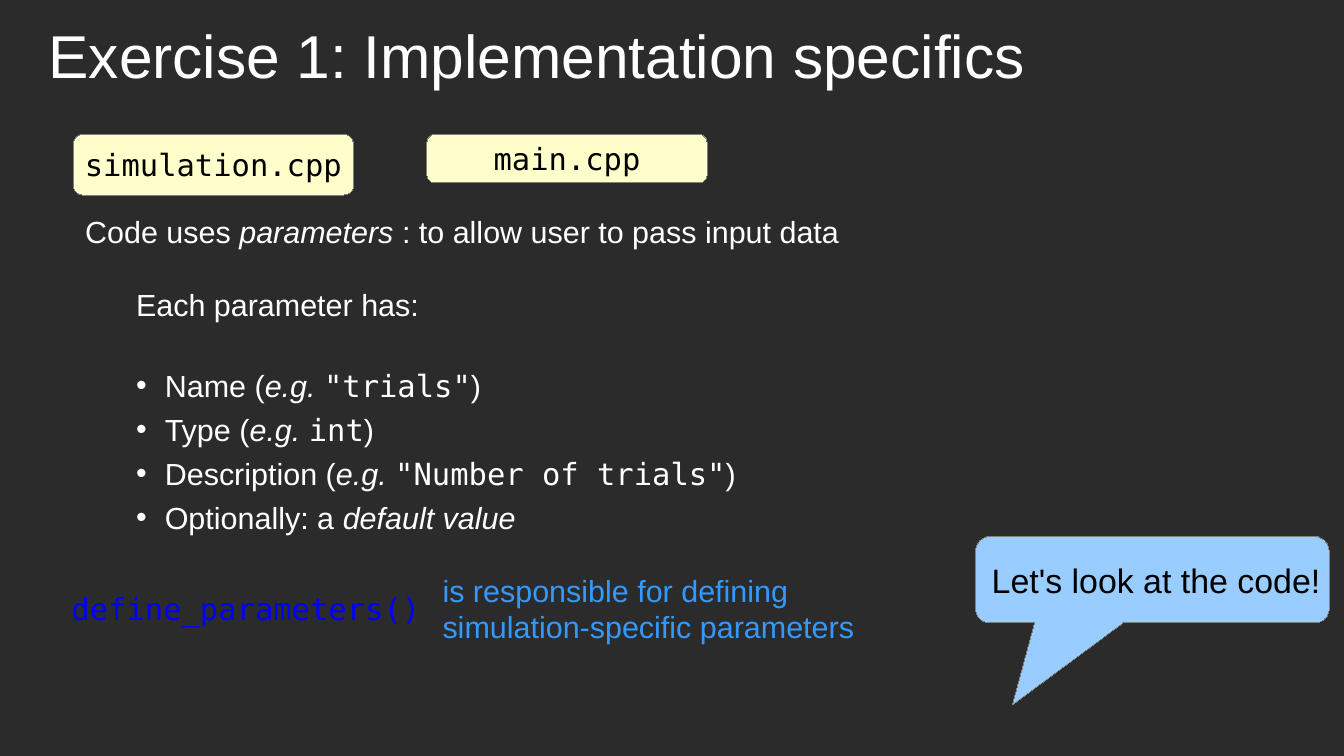
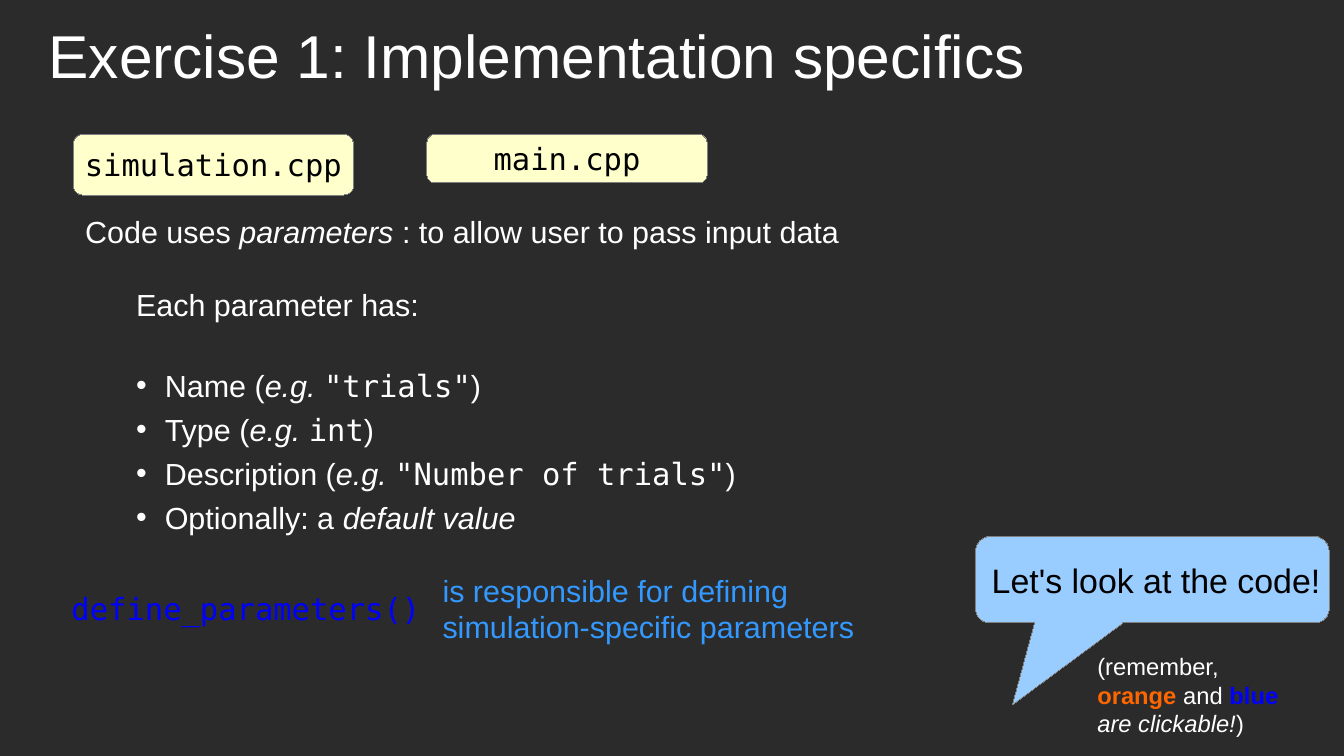
Before and after one commit to ALPSCore/Tutorial2, a slide deck: slide 9 of talk/overview.odp. Drawn at 1344x756 pixels with LibreOffice and Linux fonts; fonts in the diff are those of the drawing; background and template pictures are left out; a plain dark background stands for a picture behind light text. Boxes give left, top, right and bottom in pixels: in the first picture for what was removed or moved away, otherwise in the second. Text is boxed around its words. In the diff, an @@ line names an element or a change of style, - is before the commit and + after.

```diff
--- a/talk/overview.odp
+++ b/talk/overview.odp
@@ text added at [1097,658,1278,737], 14 pt, text #FFFFFF @@
+(remember,
+orange and blue
+are clickable!)
```
Also in this commit, not shown: 8 other slides changed, 1 other file.
